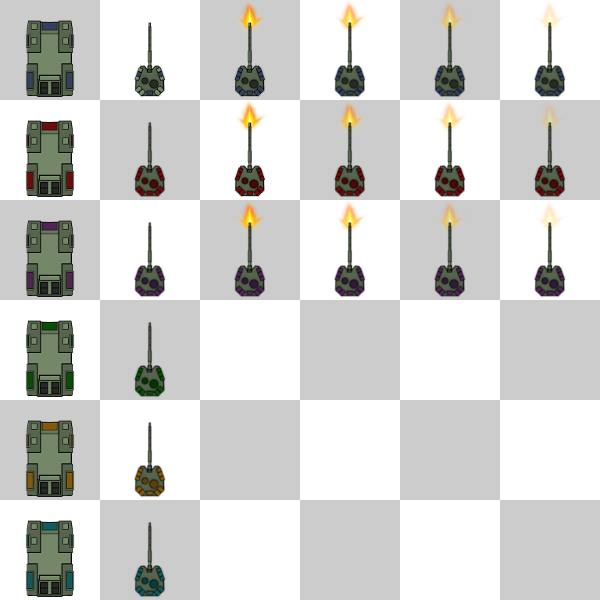
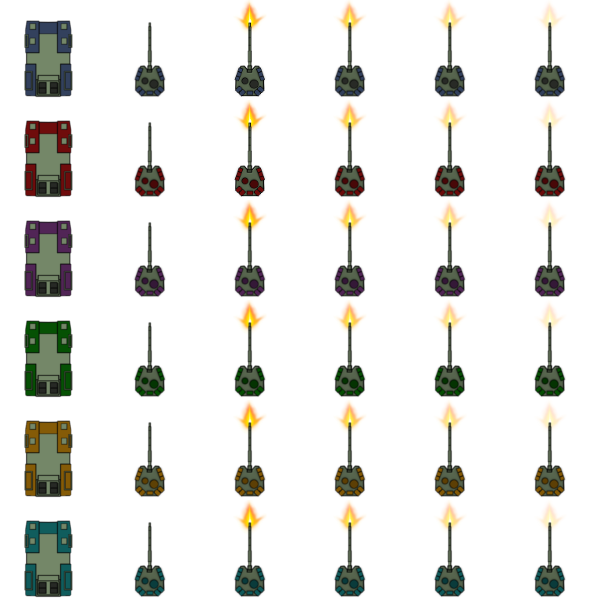
Revision of a layered (600, 600) image; what changed, layer by layer:
painted on "Blue - Turret" over left=133, top=22, right=166, bottom=98
painted on "Blue - Base" over left=24, top=20, right=75, bottom=98
painted on "Red - Base" over left=24, top=120, right=75, bottom=198
painted on "Purple - Base" over left=24, top=220, right=75, bottom=298
added layer "Green - Fire 04" above "Green - Fire 03" over left=533, top=300, right=567, bottom=398
added layer "Green - Fire 03" above "Green - Fire 02" over left=433, top=300, right=467, bottom=398
added layer "Green - Fire 02" above "Green - Fire 01" over left=333, top=300, right=367, bottom=398
added layer "Green - Fire 01" above "Green - Turret" over left=233, top=300, right=267, bottom=398
painted on "Green - Base" over left=24, top=320, right=75, bottom=398
added layer "Orange - Fire 04" above "Orange - Fire 03" over left=533, top=400, right=566, bottom=498
added layer "Orange - Fire 03" above "Orange - Fire 02" over left=433, top=400, right=467, bottom=498
added layer "Orange - Fire 02" above "Orange - Fire 01" over left=333, top=400, right=367, bottom=498
added layer "Orange - Fire 01" above "Orange - Turret" over left=233, top=400, right=267, bottom=498
painted on "Orange - Base" over left=24, top=420, right=75, bottom=498
added layer "Cyan - Fire 04" above "Cyan - Fire 03" over left=533, top=500, right=567, bottom=598
added layer "Cyan - Fire 03" above "Cyan - Fire 02" over left=433, top=500, right=467, bottom=598
added layer "Cyan - Fire 02" above "Cyan - Fire 01" over left=333, top=500, right=367, bottom=598
added layer "Cyan - Fire 01" above "Cyan - Base" over left=233, top=500, right=267, bottom=598
moved "Cyan - Base" above "Cyan - Turret", painted on it over left=24, top=520, right=75, bottom=598
hid "Stencil" over left=0, top=0, right=600, bottom=600
